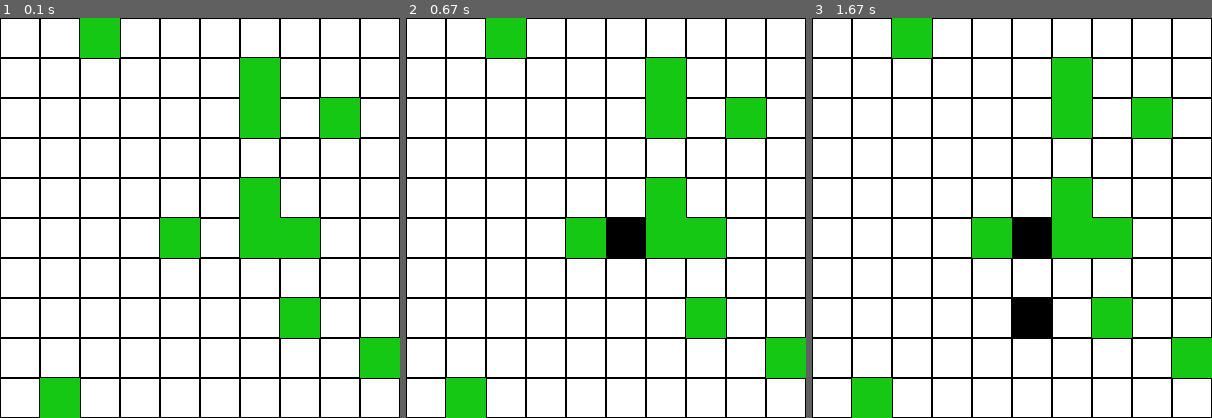
Above: before the commit, frames 1-3 (left to right).
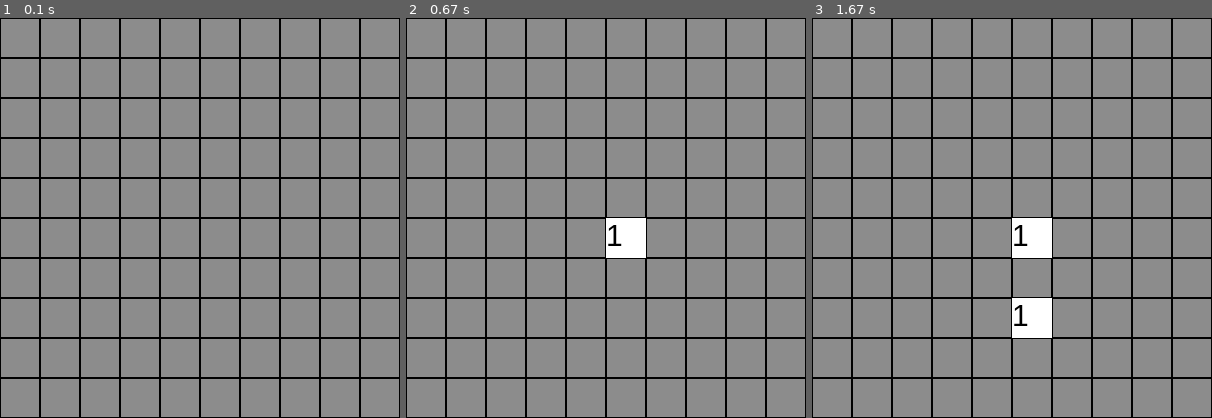
Above: after the commit, the same moments.

Repository: theshubhagrwl/minesweeper-pygame
Game: pygame game, started from game.py
Same seed, same stepped clock (60 frames per second), same inputs: the game is played once before the commit and once after it.
Inputs (mouse positions are in pixels of both pictures, inside the frame that each line leads up to):
- Up to frame 1 (0.1 s): no input
- Up to frame 2 (0.67 s): click (606, 218) at 0.38 s
- Up to frame 3 (1.67 s): click (1052, 306) at 0.72 s

The runs differ from the first frame. In frame 1, 91% of the frame differs, in the area x 0-100%, y 0-100%; in frame 2, 91%; in frame 3, 91%.

Commit message:
added basic click function and an overlay

Diff:
--- a/game.py
+++ b/game.py
@@ -13,20 +13,26 @@
 WHITE = (255, 255, 255)
 BLACK = (0, 0, 0)
 GREEN = (20, 200, 20)
+GRAY = (140, 140, 140)
 
-realBoard = [[False]*COLS for i in range(ROWS)]
-gameBoard = [[False]*COLS for i in range(ROWS)]
+realBoard = [["-"]*COLS for i in range(ROWS)]
+gameBoard = [["-"]*COLS for i in range(ROWS)]
 
 
 def main():
     global SCREEN, CLOCK
+    pygame.init()
     SCREEN = pygame.display.set_mode((WINDOW_SIZE, WINDOW_SIZE))
     pygame.display.set_caption("MINESWEEPER")
     CLOCK = pygame.time.Clock()
-    pygame.init()
     SCREEN.fill(WHITE)
-    showGrid()
+
+    num_font = pygame.font.SysFont("Helvetica", 30)
+
     placeMines()
+    # placeNumbers(num_font)
+    # showGrid()
+    boardOverlay()
 
     while True:
         for event in pygame.event.get():
@@ -37,23 +43,48 @@
             if event.type == pygame.MOUSEBUTTONDOWN:
                 x, y = pygame.mouse.get_pos()
                 r = getGridRect(x, y)
-                pygame.draw.rect(SCREEN, BLACK, r)
+                checkForMines(x, y, r, num_font)
+                # pygame.draw.rect(SCREEN, BLACK, r)
 
         pygame.display.update()
         CLOCK.tick(60)
 
 
+def boardOverlay():
+    for x in range(WINDOW_SIZE//GRIDBOX_SIZE):
+        for y in range(WINDOW_SIZE//GRIDBOX_SIZE):
+            rect = pygame.Rect(x*GRIDBOX_SIZE, y*GRIDBOX_SIZE,
+                               GRIDBOX_SIZE, GRIDBOX_SIZE)
+            pygame.draw.rect(SCREEN, GRAY, rect)
+            pygame.draw.rect(SCREEN, BLACK, rect, 1)
+
+
+def checkForMines(x, y, r, num_font):
+    x = x//GRIDBOX_SIZE
+    y = y//GRIDBOX_SIZE
+    if gameBoard[y][x] == "*":
+        print("Game Over")
+    try:
+        if realBoard[x][y-1] == "*":
+            print(x, y-1)
+    except IndexError:
+        pass
+    else:
+        pygame.draw.rect(SCREEN, WHITE, r)
+        n = num_font.render("1", True, BLACK)
+        SCREEN.blit(n, r)
+
+
 def placeMines():
     for i in range(MINES+1):
-        mine_x = random.randrange(WINDOW_SIZE)
-        mine_y = random.randrange(WINDOW_SIZE)
+        mine_x = random.randrange(40, WINDOW_SIZE)
+        mine_y = random.randrange(40, WINDOW_SIZE)
         r = getGridRect(mine_x, mine_y)
-        print(r)
         x = mine_x//GRIDBOX_SIZE
         y = mine_y//GRIDBOX_SIZE
-        realBoard[y][x] = True
+        realBoard[y][x] = "*"
+        gameBoard[y][x] = "*"
         pygame.draw.rect(SCREEN, GREEN, r)
-    print(realBoard)
 
 
 def getGridRect(x, y):
@@ -75,3 +106,25 @@
 
 if __name__ == "__main__":
     main()
+
+
+# def placeNumbers(num_font):
+#     for x in range(ROWS+1):
+#         for y in range(COLS+1):
+#             # if realBoard[x-1][y-1] == "*":
+#             #     font = num_font.render("1", True, BLACK)
+#             #     rect = getGridRect(x*GRIDBOX_SIZE, y*GRIDBOX_SIZE)
+#             #     SCREEN.blit(font, (rect.x, rect.y))
+#             # if realBoard[x][y+1] == "*" or realBoard[x+1][y+1] == "*":
+#             #     f = num_font.render("1", True, BLACK)
+#             #     rect = getGridRect(x*GRIDBOX_SIZE, y*GRIDBOX_SIZE)
+#             #     SCREEN.blit(f, (rect.x, rect.y))
+#             try:
+#                 if realBoard[x][y+1] == "*":
+#                     f = num_font.render("1", True, BLACK)
+#                     rect = getGridRect(x*GRIDBOX_SIZE, y*GRIDBOX_SIZE)
+#                     SCREEN.blit(f, (rect.x, rect.y))
+#             except IndexError:
+#                 print(IndexError)
+#             else:
+#                 pass
